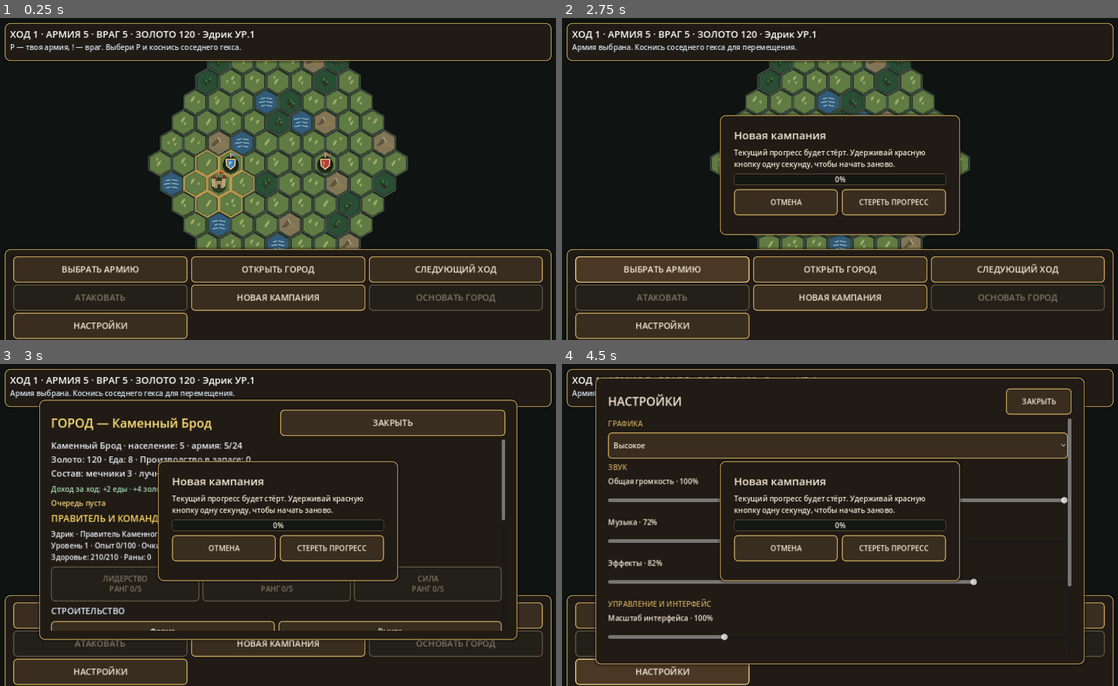
Above: before the commit, frames 1-4 (two rows, left to right).
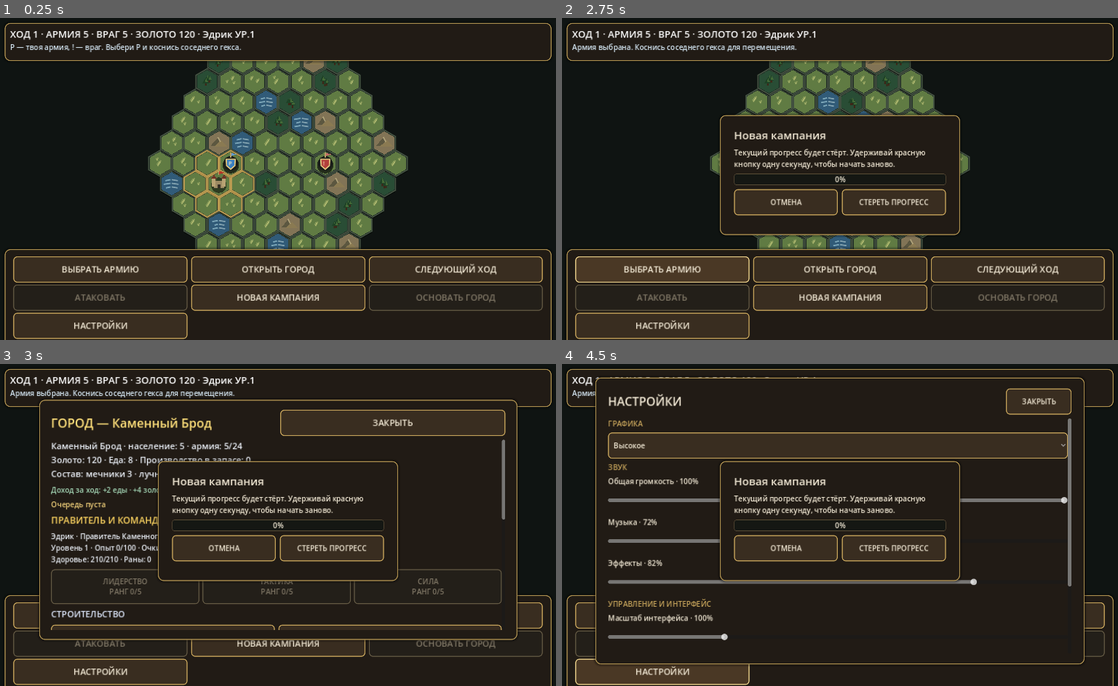
Above: after the commit, the same moments.

Repository: ilonadanelan1-code/-Project-Ember
Game: Godot game, scene res://scenes/strategy_map.tscn
The game is run twice, just before and just after one commit, with the same random seed, the same clock (stepped at 60 frames per second) and the same inputs.
Inputs:
- Up to frame 1 (0.25 s): no input
- Up to frame 2 (2.75 s): click "НОВАЯ КАМПАНИЯ" at 0.5 s; click "НОВАЯ КАМПАНИЯ" at 1.25 s; click "ВЫБРАТЬ АРМИЮ" at 2 s
- Up to frame 3 (3 s): click "ОТКРЫТЬ ГОРОД" at 2.75 s
- Up to frame 4 (4.5 s): click "СЛЕДУЮЩИЙ ХОД" at 3.5 s; click "НАСТРОЙКИ" at 4.25 s

Frames 1-2 are identical in both runs. In frame 3, 4.4% of the frame differs, in the area x 9-91%, y 23-83%; in frame 4, nothing differs.

Commit message:
Convert existing HUD layout dimensions to dp metrics

Diff:
--- a/project_ember/scripts/strategy_map.gd
+++ b/project_ember/scripts/strategy_map.gd
@@ -321,7 +321,7 @@
 	root.add_child(top_panel)
 
 	var top_box := VBoxContainer.new()
-	top_box.add_theme_constant_override("separation", 2)
+	top_box.add_theme_constant_override("separation", int(UiMetrics.dp(2)))
 	top_panel.add_child(top_box)
 
 	_status_label = Label.new()
@@ -401,7 +401,7 @@
 	_city_panel.add_child(margin)
 
 	var content := VBoxContainer.new()
-	content.add_theme_constant_override("separation", 8)
+	content.add_theme_constant_override("separation", int(UiMetrics.dp(8)))
 	margin.add_child(content)
 
 	var header := HBoxContainer.new()
@@ -421,7 +421,7 @@
 	content.add_child(scroll)
 	var details := VBoxContainer.new()
 	details.size_flags_horizontal = Control.SIZE_EXPAND_FILL
-	details.add_theme_constant_override("separation", 8)
+	details.add_theme_constant_override("separation", int(UiMetrics.dp(8)))
 	scroll.add_child(details)
 
 	_city_overview_label = Label.new()
